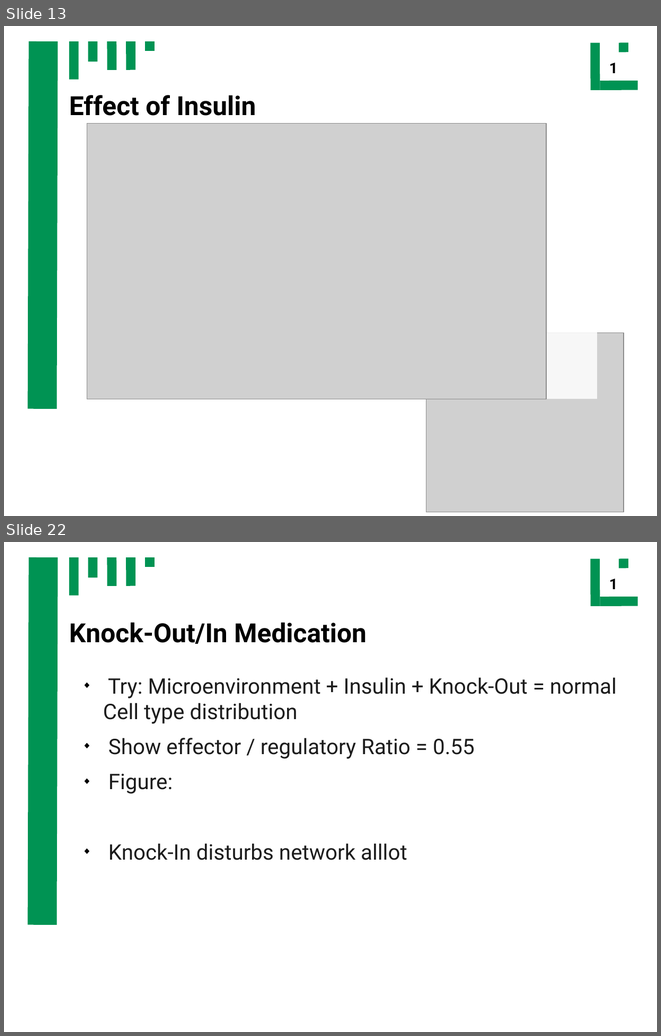
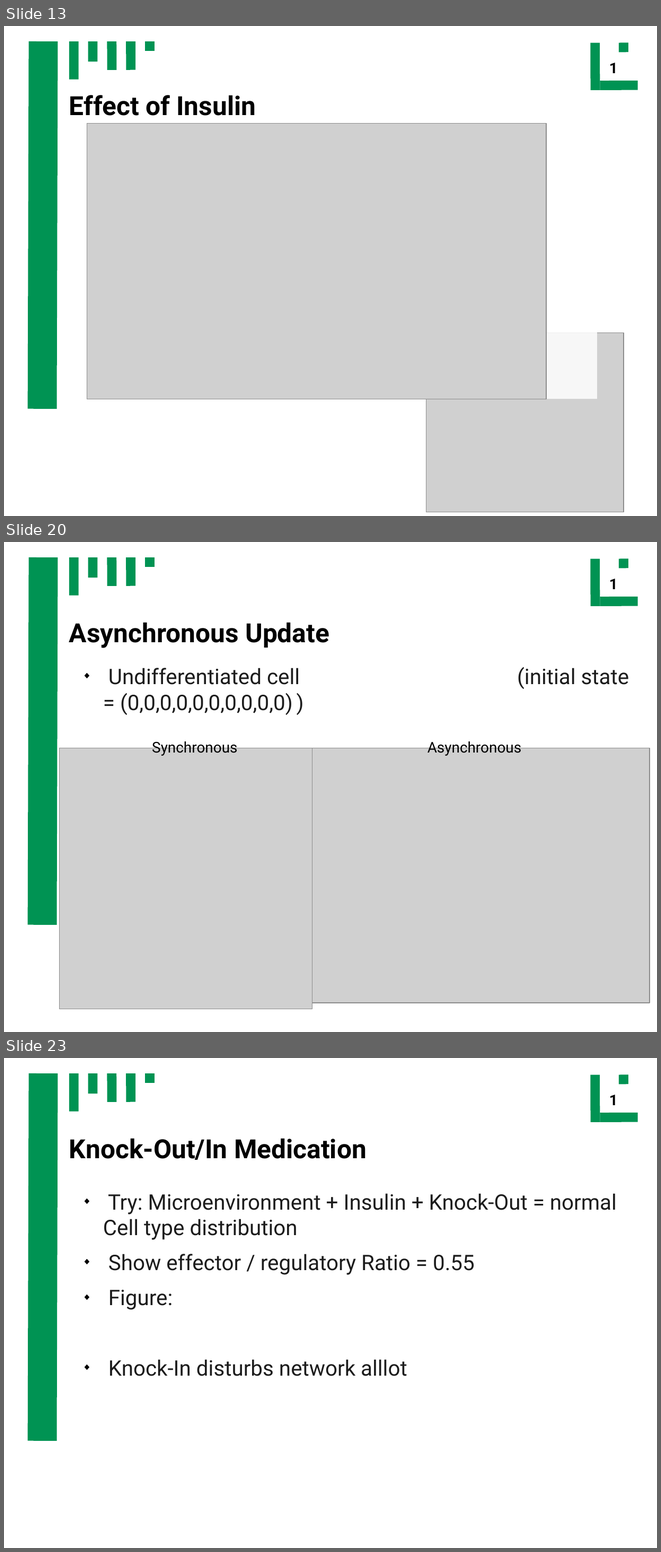
Before and after one commit to ch4perone/HaveFunWithSysBio, a slide deck: presentation.odp. Shown one above the other, each under a label of ours: slides 13 and 22 before the commit, slides 13, 20 and 23 after it; the slides between them are not shown. The pictures are 661x1036 and 661x1552 pixels, drawn with LibreOffice and Linux fonts; fonts in the diff are those of the drawing; grey boxes stand for pictures. Boxes give left, top, right and bottom in pixels: in the first picture for what was removed or moved away, otherwise in the second. Text is boxed around its words. In the diff, an @@ line names an element or a change of style, - is before the commit and + after.

```diff
--- a/presentation.odp
+++ b/presentation.odp
@@ slide 20 added at [4, 542, 657, 1032], background #FFFFFF; not listed: 10 template elements that a slide beside it also shows @@
@@ title added at [69, 622, 329, 648], 32 pt, text #000000, bold @@
+Asynchronous Update
@@ text added at [108, 668, 300, 715], 26 pt, text #1C1C1C @@
+◆ Undifferentiated cell (initial state = (0,0,0,0,0,0,0,0,0,0) )
@@ picture added at [60, 748, 312, 1009] @@
@@ text added at [152, 739, 237, 756], 18 pt, text #000000 @@
+Synchronous
@@ picture added at [312, 748, 650, 1003] @@
@@ text added at [427, 739, 521, 756], 18 pt, text #000000 @@
+Asynchronous
@@ what was slide 22 is now slide 23 @@
```
Also in this commit, not shown: 5 slides changed, 3 other slides added, 2 slides removed, 1 other file.
